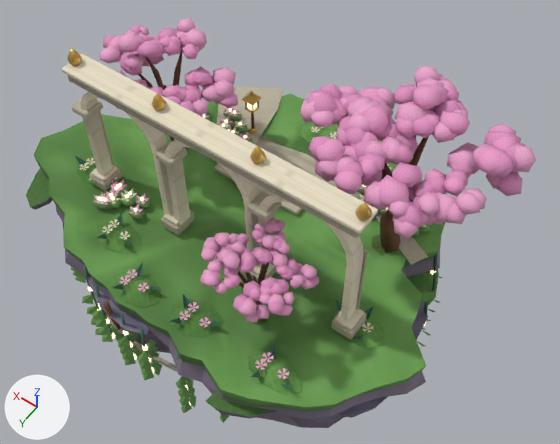
The glTF model public/assets/models/environment/sky-garden-final-v1.glb: old version first, new version second.
Both versions are drawn from a 50 mm lens placed at (-8.69, 10.69, 17.34), pointed at (-0.4, -0.91, -0.88). Arrows for +X, +Y and +Z are at lower left; the lights stay in place. The older version comes first. Vertices at exactly the same position are counted once.

The first picture shows 'sky-garden-final-v1'.
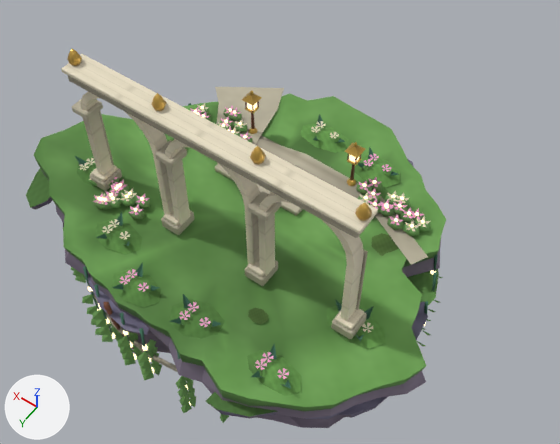
The change, as a list of edits to the scene's bpy script:
```text
Change me_observatory_fractured_cliff_010:
    used by ob_sky_garden_final_v1; location = (0.0, 0.0, 0.0)
    remove me_observatory_fractured_cliff_010.from_pydata(...)  # 11935 vertices, 17632 faces; spans x -6.52..7.17, y -5.67..4.96, z -6.97..5.16
    add me_observatory_fractured_cliff_010.from_pydata(...)  # 7762 vertices, 10678 faces; spans x -6.49..7.17, y -5.67..4.96, z -6.97..4.99
    me_observatory_fractured_cliff_010 part 1: 348 loose pieces with 4173 vertices, spanning x -6.52..5.58, y -3.75..3.73, z 0.05..5.16, are deleted
```

Changed parts and their boxes [x1, y1, x2, y2] in the pictures (560 x 444 px):
'sky-garden-final-v1', reshaped (18% narrower, 8% shorter): before [26, 17, 536, 428]; after [26, 49, 446, 428]
part 1 of me_observatory_fractured_cliff_010, deleted (pink): before [100, 17, 536, 322]
